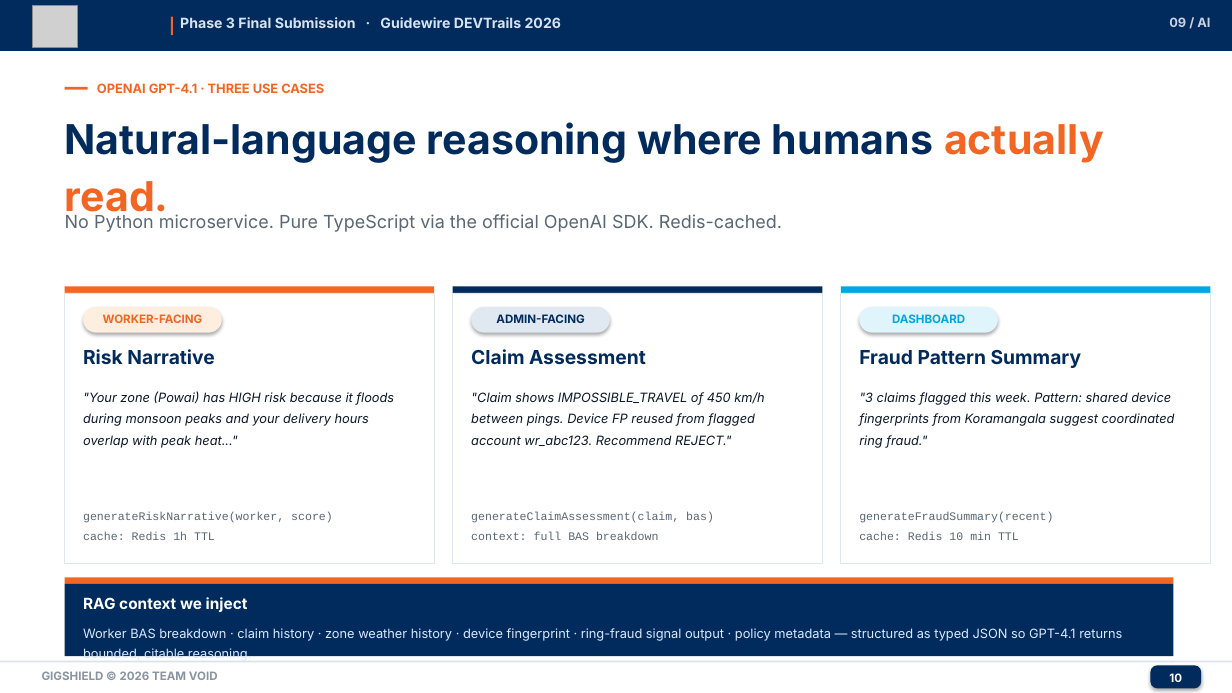
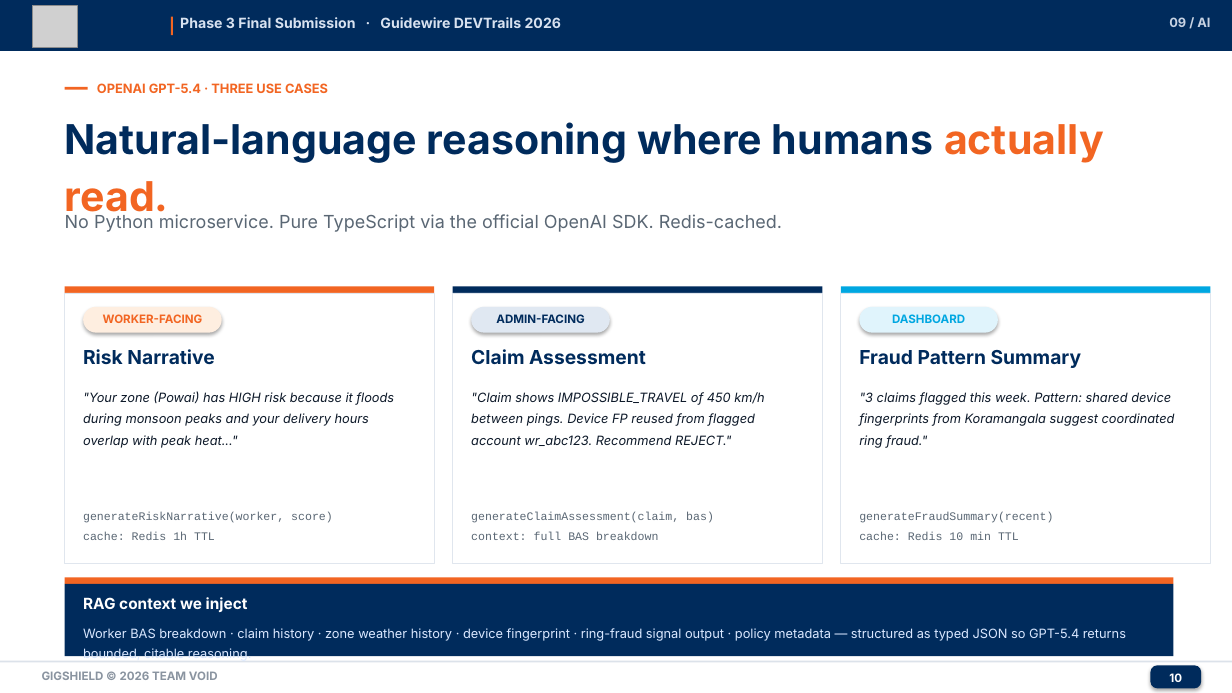
Before and after one commit to uroy80/TeamVoid-Guidewire-Devtrails, a slide deck: slide 10 of docs/pitch-deck/gigshield-pitch.pptx. Drawn at 1232x693 pixels with LibreOffice and Linux fonts; fonts in the diff are those of the drawing; grey boxes stand for pictures. Boxes give left, top, right and bottom in pixels: in the first picture for what was removed or moved away, otherwise in the second. Text is boxed around its words. In the diff, an @@ line names an element or a change of style, - is before the commit and + after.

```diff
--- a/docs/pitch-deck/gigshield-pitch.pptx
+++ b/docs/pitch-deck/gigshield-pitch.pptx
@@ text at bbox=[97, 83, 328, 93]: text changed @@
-OPENAI GPT-4.1 · THREE USE CASES
+OPENAI GPT-5.4 · THREE USE CASES
@@ text at bbox=[83, 628, 1126, 662]: text changed @@
-Worker BAS breakdown · claim history · zone weather history · device fingerprint · ring-fraud signal output · policy metadata — structured as typed JSON so GPT-4.1 returns bounded, citable reasoning.
+Worker BAS breakdown · claim history · zone weather history · device fingerprint · ring-fraud signal output · policy metadata — structured as typed JSON so GPT-5.4 returns bounded, citable reasoning.
```
Also in this commit, not shown: 4 other slides changed, 3 other files.
